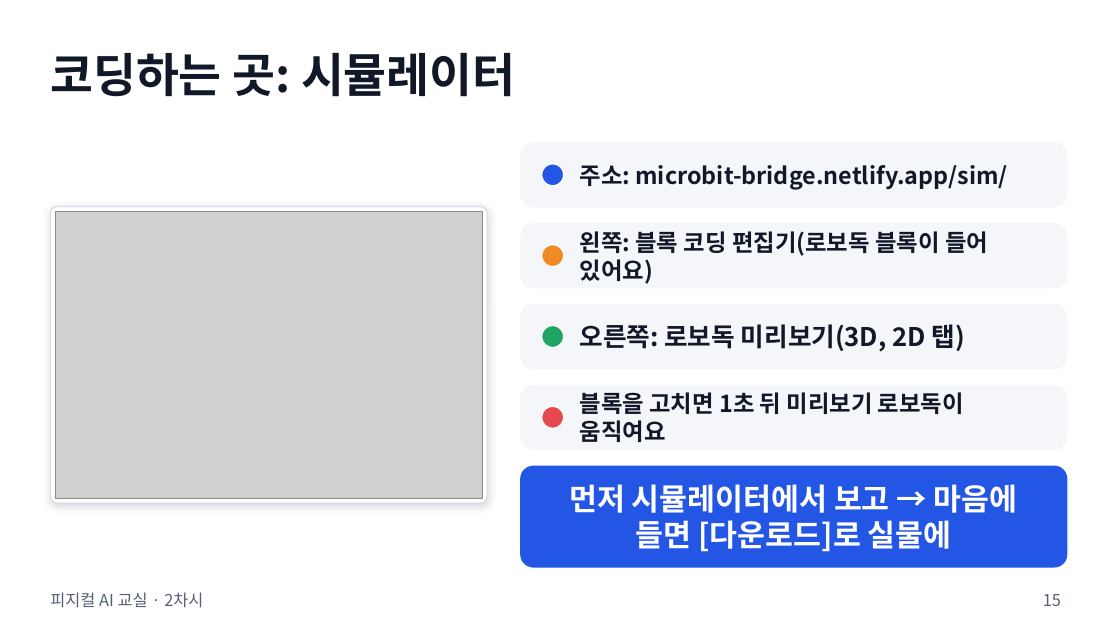
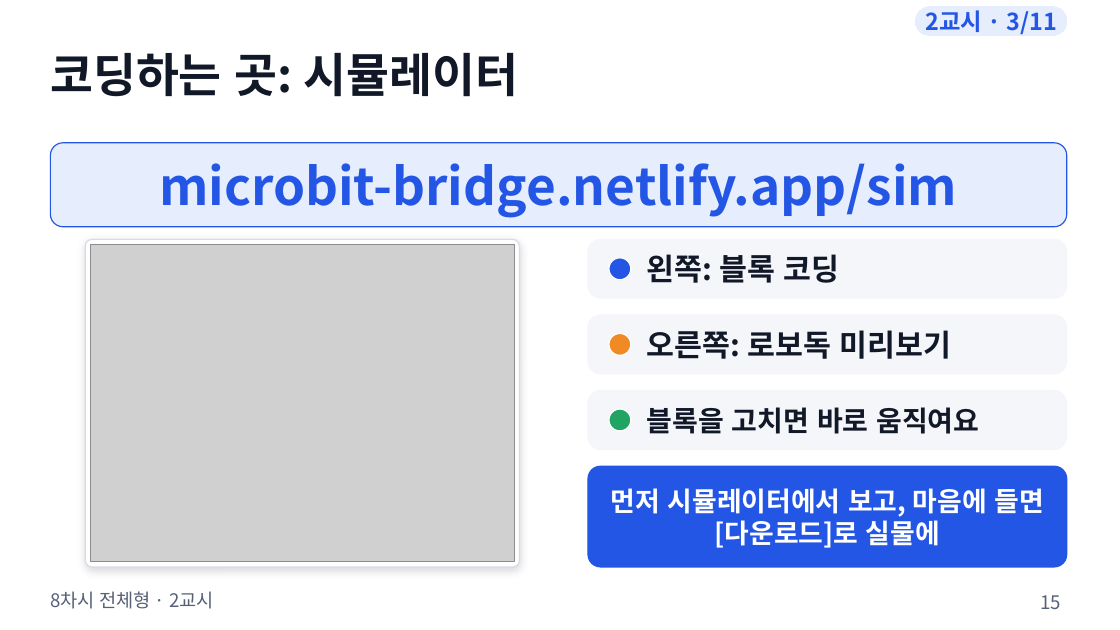
Before and after one commit to boundaryx01-uniquelife/microbit, a slide deck: slide 15 of bridge/docs/materials/8차시_전체형/8차시_수업슬라이드.pptx. Drawn at 1120x630 pixels with LibreOffice and Linux fonts; fonts in the diff are those of the drawing; grey boxes stand for pictures. Boxes give left, top, right and bottom in pixels: in the first picture for what was removed or moved away, otherwise in the second. Text is boxed around its words. In the diff, an @@ line names an element or a change of style, - is before the commit and + after.

```diff
--- a/bridge/docs/materials/8차시_전체형/8차시_수업슬라이드.pptx
+++ b/bridge/docs/materials/8차시_전체형/8차시_수업슬라이드.pptx
@@ rounded rectangle added at [916,7,1067,35], fill #E6EDFD, outline #E6EDFD 0.75 pt, 20 pt, text #2456E5, bold @@
+2교시 · 3/11
@@ rounded rectangle added at [50,143,1067,227], fill #E6EDFD, outline #2456E5 1 pt @@
@@ rounded rectangle removed at [521,143,1067,207] @@
@@ text at [159,163,957,218]: text changed; size 20 to 44 pt; text colour #111827 to #2456E5 @@
-주소: microbit-bridge.netlify.app/sim/
+microbit-bridge.netlify.app/sim
@@ ellipse removed at [542,164,564,186] @@
@@ proportions changed in 4 elements at [588,391,1067,450], [588,315,1067,374], [588,239,1067,298], [85,239,519,567] @@
@@ rounded rectangle: place and size @@
-rounded rectangle at [50,207,487,503]
+rounded rectangle at [85,239,519,567]
@@ rounded rectangle: place and size @@
-rounded rectangle at [521,223,1067,287]
+rounded rectangle at [588,239,1067,298]
@@ picture: place and size @@
-picture at [55,212,482,498]
+picture at [90,245,514,562]
@@ ellipse: place and size @@
-ellipse at [542,245,564,266]
+ellipse at [609,258,631,280]
@@ ellipse at [609,258,631,280]: fill #F08A24 to #2456E5 @@
@@ text at [647,254,840,283]: text changed; size 20 to 26 pt @@
-왼쪽: 블록 코딩 편집기(로보독 블록이 들어 있어요)
+왼쪽: 블록 코딩
@@ rounded rectangle: place and size @@
-rounded rectangle at [521,304,1067,368]
+rounded rectangle at [588,315,1067,374]
@@ ellipse: place and size @@
-ellipse at [542,326,564,348]
+ellipse at [609,334,631,355]
@@ ellipse at [609,334,631,355]: fill #1FA463 to #F08A24 @@
@@ text at [647,330,952,359]: text changed; size 22 to 26 pt @@
-오른쪽: 로보독 미리보기(3D, 2D 탭)
+오른쪽: 로보독 미리보기
@@ rounded rectangle: place and size @@
-rounded rectangle at [521,386,1067,450]
+rounded rectangle at [588,391,1067,450]
@@ ellipse: place and size @@
-ellipse at [542,407,564,429]
+ellipse at [609,409,631,431]
@@ ellipse at [609,409,631,431]: fill #E5484D to #1FA463 @@
@@ text at [647,407,979,434]: text changed; size 20 to 24 pt @@
-블록을 고치면 1초 뒤 미리보기 로보독이 움직여요
+블록을 고치면 바로 움직여요
@@ rounded rectangle: place and size @@
-rounded rectangle at [521,466,1067,567]
+rounded rectangle at [588,466,1067,567]
@@ text at [611,488,1043,548]: text changed; size 26 to 23 pt @@
-먼저 시뮬레이터에서 보고 → 마음에 들면 [다운로드]로 실물에
+먼저 시뮬레이터에서 보고, 마음에 들면 [다운로드]로 실물에
@@ text at [50,591,214,609]: text changed; size 14 to 16 pt @@
-피지컬 AI 교실 · 2차시
+8차시 전체형 · 2교시
@@ page number at [1040,595,1061,609]: size 14 to 16 pt @@
```
Also in this commit, not shown: 89 other slides changed, 1 slide added, 25 other files.
